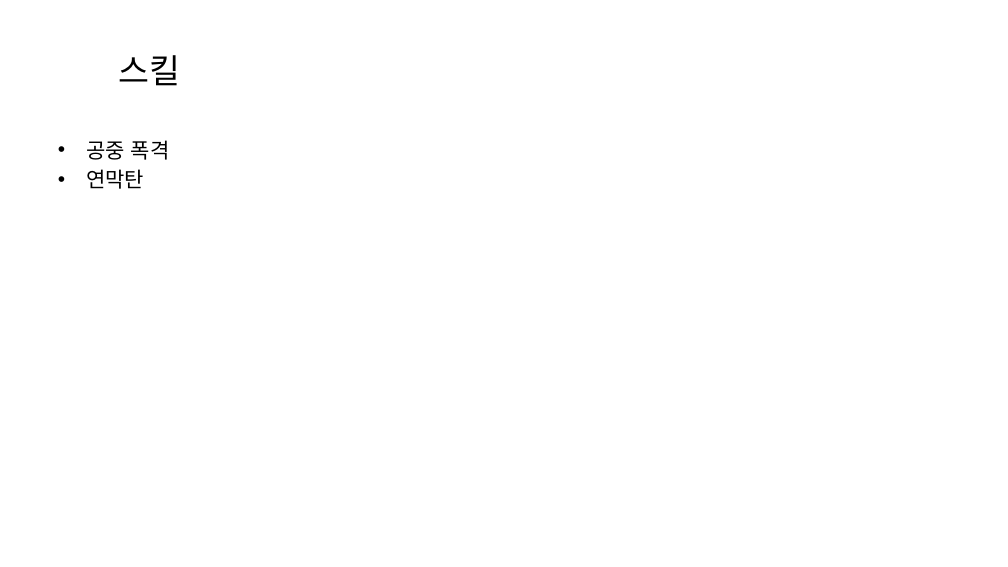
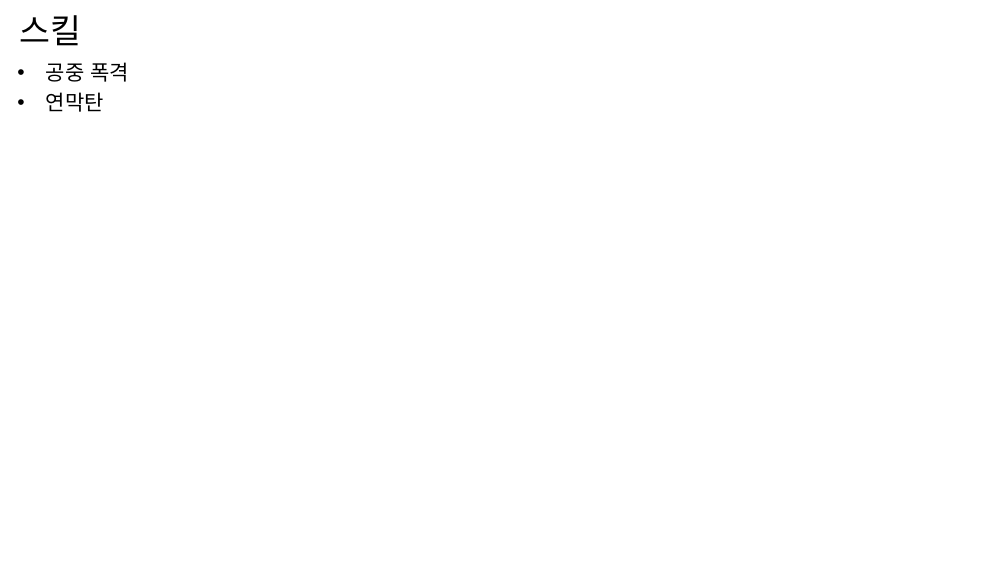
Before and after one commit to JeonJohnson/BICTestRepository, a slide deck: slide 6 of 기획파일/디펜스 게임 (프로토 타입 기획서)1.pptx. Drawn at 1008x567 pixels with LibreOffice and Linux fonts; fonts in the diff are those of the drawing. Boxes give left, top, right and bottom in pixels: in the first picture for what was removed or moved away, otherwise in the second. Text is boxed around its words. In the diff, an @@ line names an element or a change of style, - is before the commit and + after.

```diff
--- a/기획파일/디펜스 게임 (프로토 타입 기획서)1.pptx
+++ b/기획파일/디펜스 게임 (프로토 타입 기획서)1.pptx
@@ title "스킬": place and size @@
-title "스킬" at (118,55,180,86)
+title "스킬" at (19,15,81,46)
@@ text "공중 폭격": place and size @@
-text "공중 폭격" at (86,140,170,189)
+text "공중 폭격" at (46,62,129,112)
```
Also in this commit, not shown: 3 other slides changed, 5 other files.
